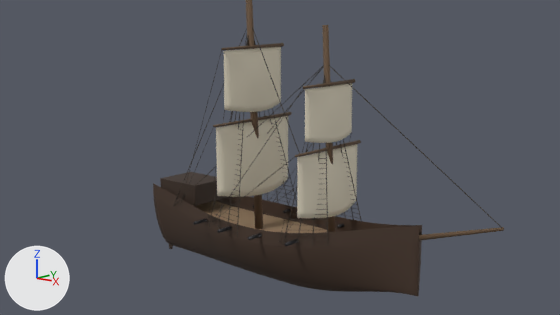
Before and after pictures for a commit that changed the Blender file Scripts/ship.blend.
Rendered twice from the file's camera 'Camera'. The lights are fixed; the arrows at lower left show +X, +Y and +Z. The older version comes first.

The scene before the commit, as lines of its bpy script (objects in view):
```python
me_hullmesh = bpy.data.meshes.new('HullMesh')
me_hullmesh.from_pydata(...)  # 4676 vertices, 3474 faces; spans x -15.3..22.2, y -5.7..5.7, z -2.7..25.1
# faces by material slot: [1244, 46, 82, 1136, 12, 96, 858]
me_hullmesh.materials.append(mat_m_hull)  # brown #423024
me_hullmesh.materials.append(mat_m_deck)  # brown #90775b
me_hullmesh.materials.append(mat_m_wood)  # brown #5f4a35
me_hullmesh.materials.append(mat_m_sail)  # pale yellow #ddd4bf
me_hullmesh.materials.append(mat_m_darkwood)  # brown #38291e
me_hullmesh.materials.append(mat_m_iron)  # dark grey #3c3c3f
me_hullmesh.materials.append(mat_m_rope)  # dark grey #373029
ob_sm_pirateship = bpy.data.objects.new('SM_PirateShip', me_hullmesh)
ob_sm_pirateship.location = (0.0, 0.0, 0.0)
```
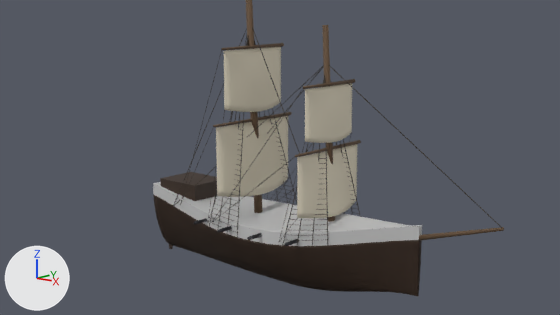
Where the change shows, as pixel boxes [x1, y1, x2, y2] in the pictures (560 x 315 px):
'SM_PirateHull', added: after [153, 182, 422, 246]

What the commit changed:
Material 'M_ShotHull' (mat_m_shothull) is new.
Its base color is (0.5, 0.5, 0.5) (grey #bcbcbc).
Its roughness is 0.9.
Mesh me_sm_piratehullmesh is new.
It has 1316 vertices, 1247 faces and spans x -15.0..15.0, y -4.2..4.2, z -2.6..5.3.
It uses material mat_m_shothull (grey #bcbcbc).
Object 'SM_PirateHull' (ob_sm_piratehull) is new; it shows me_sm_piratehullmesh.
Its location is (0.0, 0.0, 0.0).
